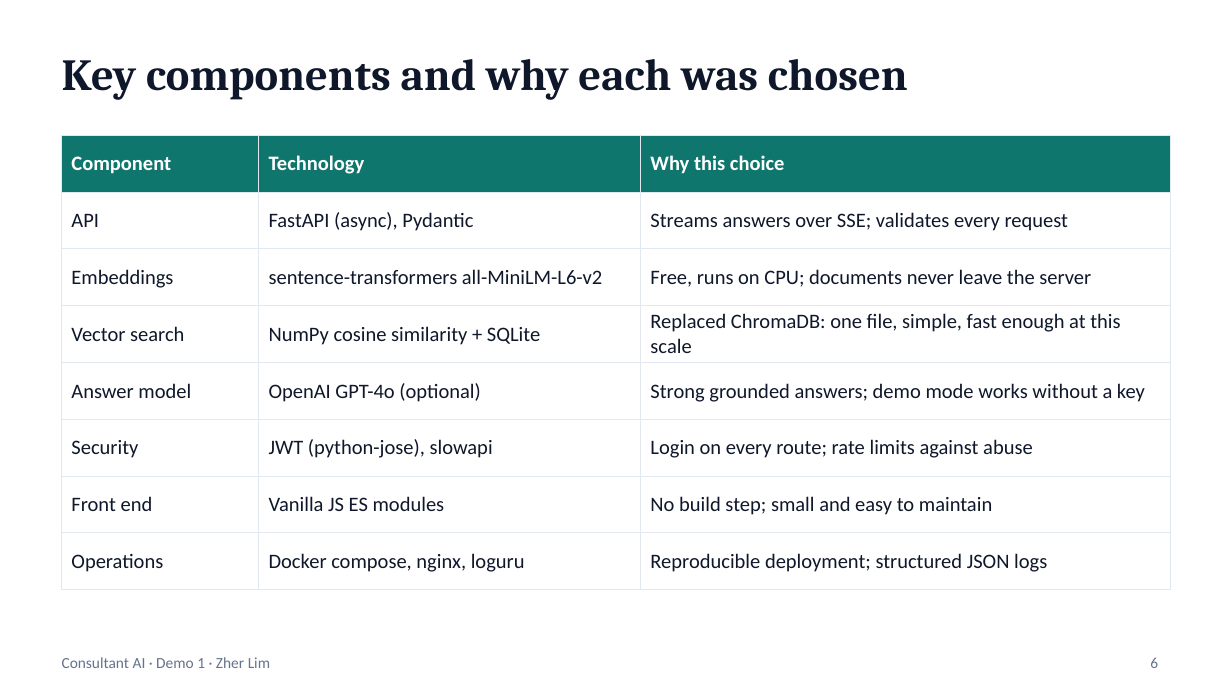
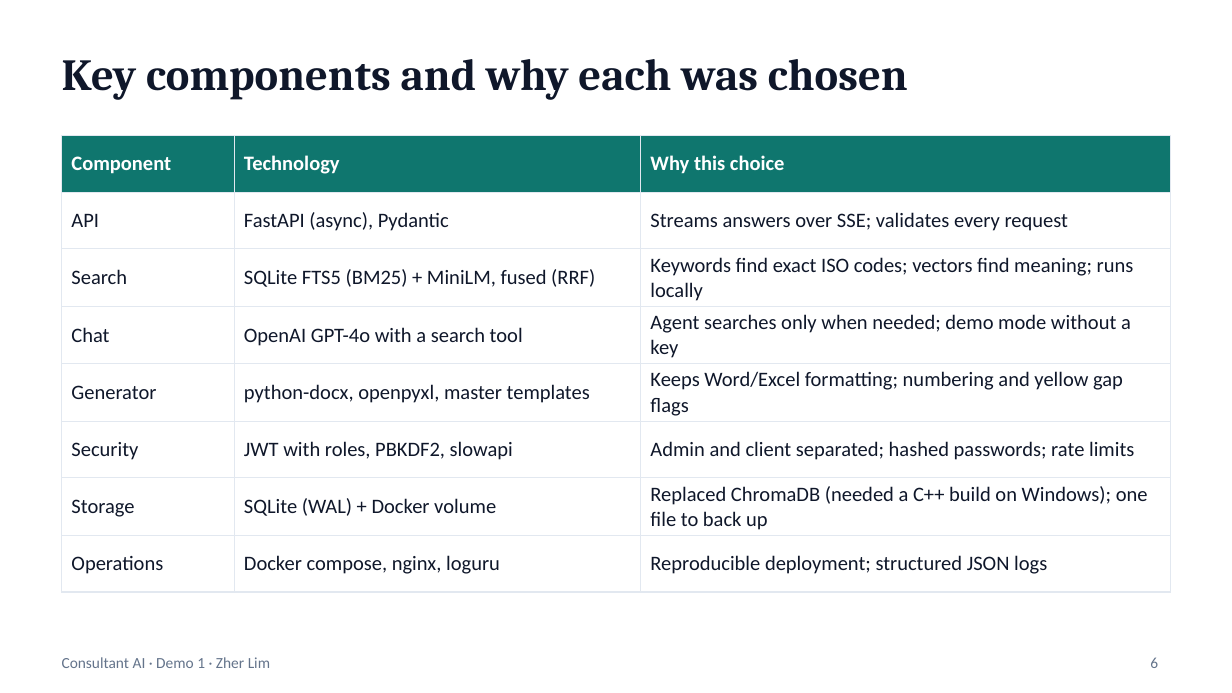
Before and after one commit to zherl25/Consultancy_Project, a slide deck: slide 6 of docs/presentations/Demo1_Consultant_AI.pptx. Drawn at 1232x693 pixels with LibreOffice and Linux fonts; fonts in the diff are those of the drawing. Boxes give left, top, right and bottom in pixels: in the first picture for what was removed or moved away, otherwise in the second. Text is boxed around its words. In the diff, an @@ line names an element or a change of style, - is before the commit and + after.

```diff
--- a/docs/presentations/Demo1_Consultant_AI.pptx
+++ b/docs/presentations/Demo1_Consultant_AI.pptx
@@ table at box(62, 136, 1170, 578) @@
-row 3: Embeddings | sentence-transformers all-MiniLM-L6-v2 | Free, runs on CPU; documents never leave the server
+row 3: Search | SQLite FTS5 (BM25) + MiniLM, fused (RRF) | Keywords find exact ISO codes; vectors find meaning; runs locally
-row 4: Vector search | NumPy cosine similarity + SQLite | Replaced ChromaDB: one file, simple, fast enough at this scale
+row 4: Chat | OpenAI GPT-4o with a search tool | Agent searches only when needed; demo mode without a key
-row 5: Answer model | OpenAI GPT-4o (optional) | Strong grounded answers; demo mode works without a key
+row 5: Generator | python-docx, openpyxl, master templates | Keeps Word/Excel formatting; numbering and yellow gap flags
-row 6, column 2: JWT (python-jose), slowapi
+row 6, column 2: JWT with roles, PBKDF2, slowapi
-row 6, column 3: Login on every route; rate limits against abuse
+row 6, column 3: Admin and client separated; hashed passwords; rate limits
-row 7: Front end | Vanilla JS ES modules | No build step; small and easy to maintain
+row 7: Storage | SQLite (WAL) + Docker volume | Replaced ChromaDB (needed a C++ build on Windows); one file to back up
```
Also in this commit, not shown: 5 other slides changed, 3 slides added, 3 slides removed.
